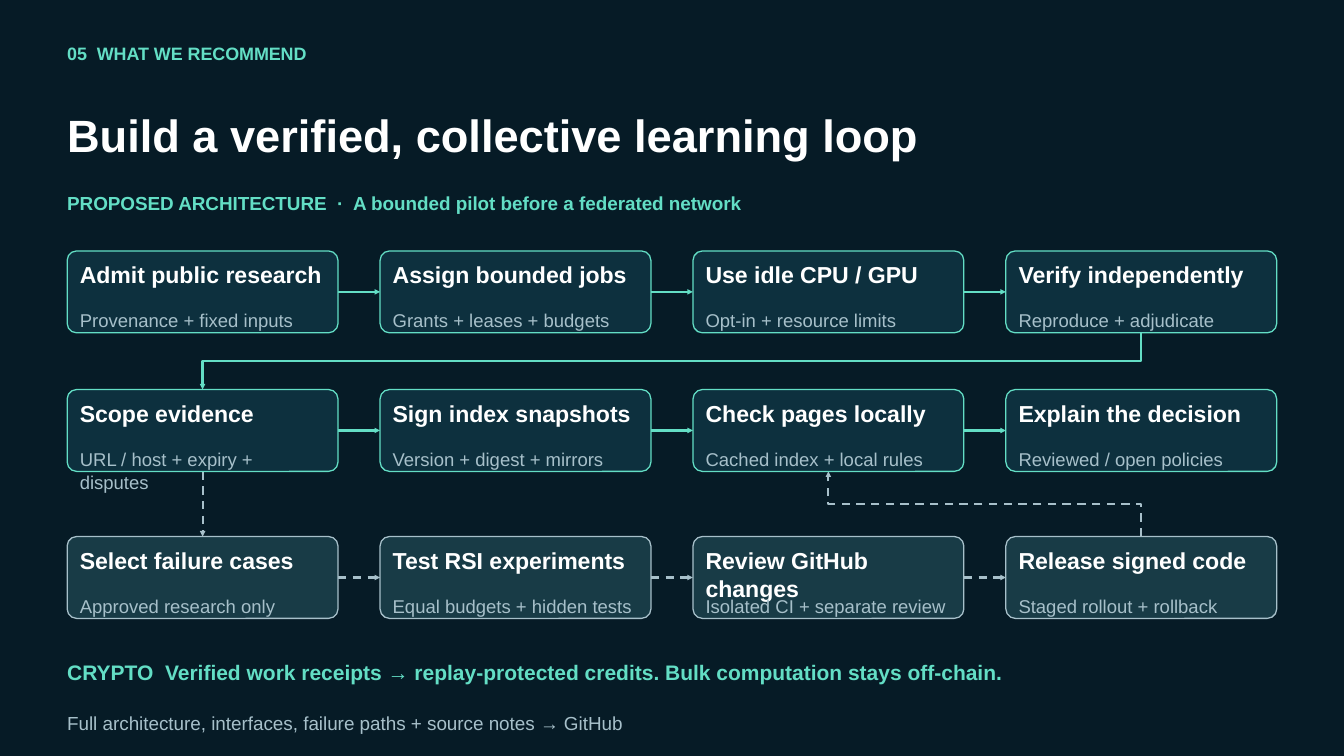
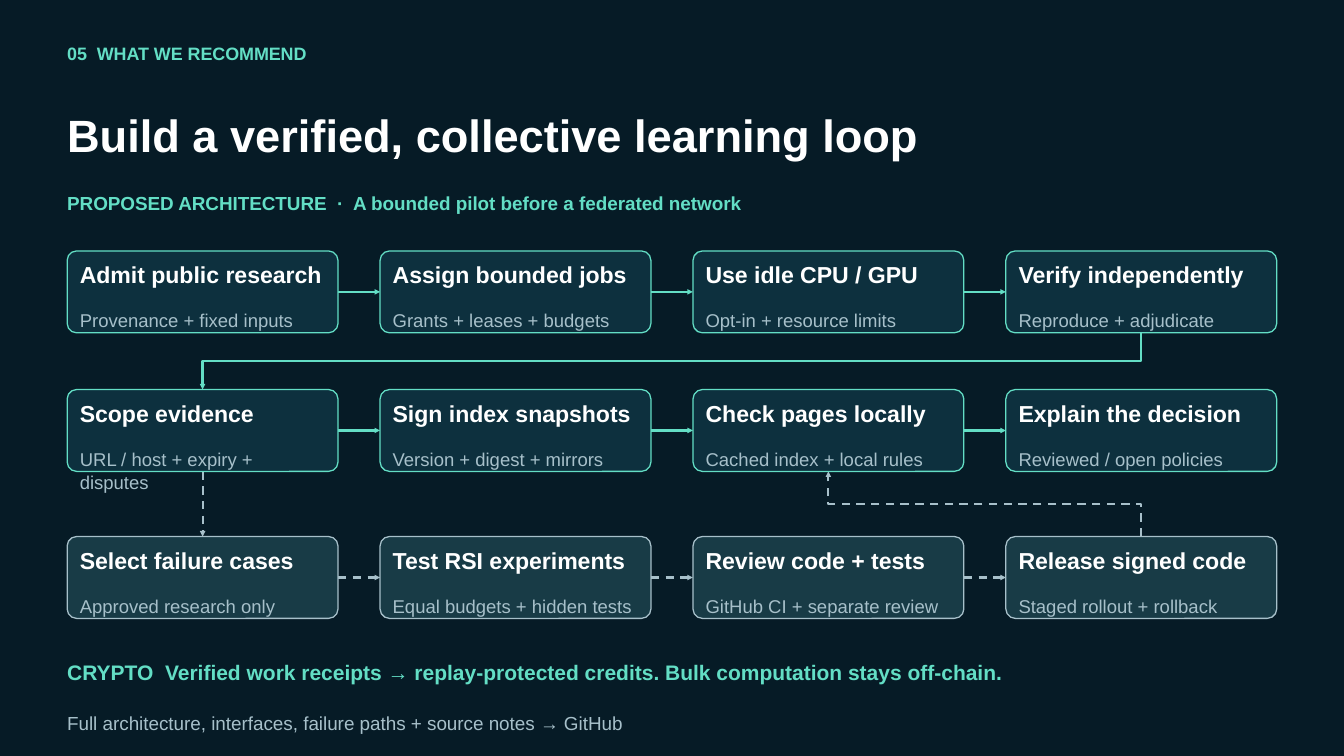
Before and after one commit to Kittybri/Daisie-s-Mascara, a slide deck: slide 5 of presentations/daisie-mascara-digital-immune-system.pptx. Drawn at 1344x756 pixels with LibreOffice and Linux fonts; fonts in the diff are those of the drawing. Boxes give left, top, right and bottom in pixels: in the first picture for what was removed or moved away, otherwise in the second. Text is boxed around its words. In the diff, an @@ line names an element or a change of style, - is before the commit and + after.

Commit message:
Clarify five-slide deliverable and sanitize supplemental outputs

```diff
--- a/presentations/daisie-mascara-digital-immune-system.pptx
+++ b/presentations/daisie-mascara-digital-immune-system.pptx
@@ text at box(706, 552, 925, 570): text changed @@
-Review GitHub changes
+Review code + tests
@@ text at box(706, 599, 938, 618): text changed @@
-Isolated CI + separate review
+GitHub CI + separate review
```
Also in this commit, not shown: 5 other files.
